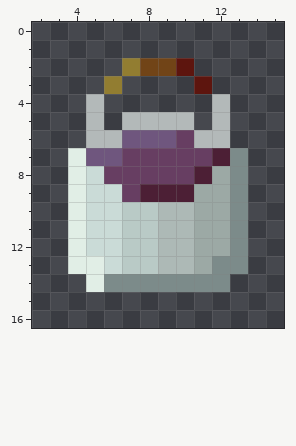
Pixel-art sprite, stored at Assets/Sprites/icon-pot.png. Above: the version before the commit.
The file is 18x18 pixels. Shown: x 2..15, y 0..16.
Now the later version:
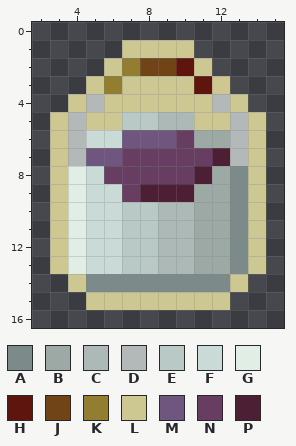
Palette (. is transparent): A #7c8b8a  B #9ca9a5  C #adb9b6  D #b3b9b9  E #b9cac6  F #cadbd7  G #e1eee6  H #5d150e  J #714417  K #927d31  L #cdc792  M #6f567e  N #673e62  P #4c1f35
The edit:
y 1: x 7..10 .... -> LLLL
y 2: x 6 . -> L; x 11 . -> L
y 3: x 5 . -> L; x 7..10 .... -> LLLL; x 12 . -> L
y 4: x 4 . -> L; x 6..11 ...... -> LLLLLL; x 13 . -> L
y 5: x 3..14 ..D.DDDD.D.. -> LDLLEECCLLDL
y 6: x 3..6 ..DD -> LDFF; x 11..14 DD.. -> BBDL
y 7: x 3..4 .G -> LD; x 13..14 A. -> DL
y 8..12: x 3 . -> L; x 14 . -> L
y 13: x 3 . -> L; x 5 G -> F; x 12 A -> B; x 14 . -> L
y 14: x 4..5 .G -> LA; x 13 . -> L
y 15: x 5..12 ........ -> LLLLLLLL
Pixel boxes of the changes (left, top, right, bottom) in both pictures:
changed: (50, 40, 266, 310)
